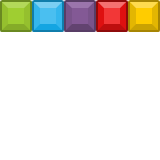
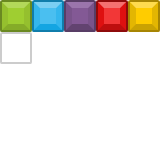
Two versions of the same layered image (160 x 160). Layer-by-layer changes:
added layer "Layer 6" above "Layer 2" over [0, 32, 32, 64]
